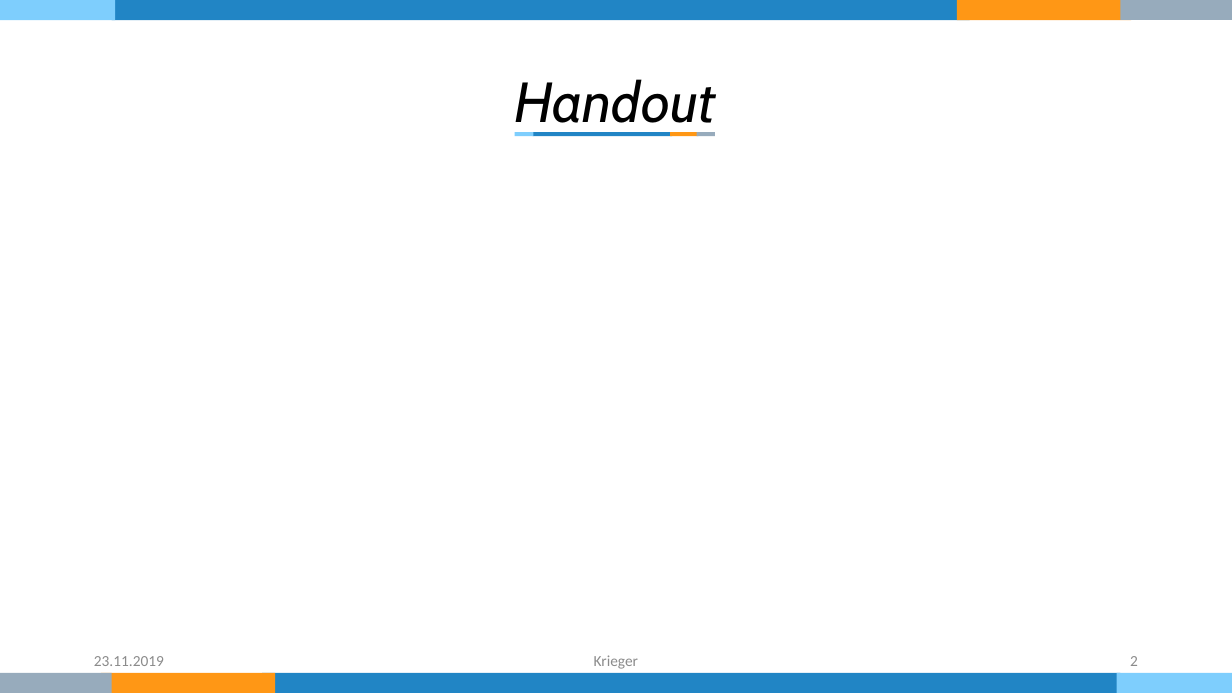
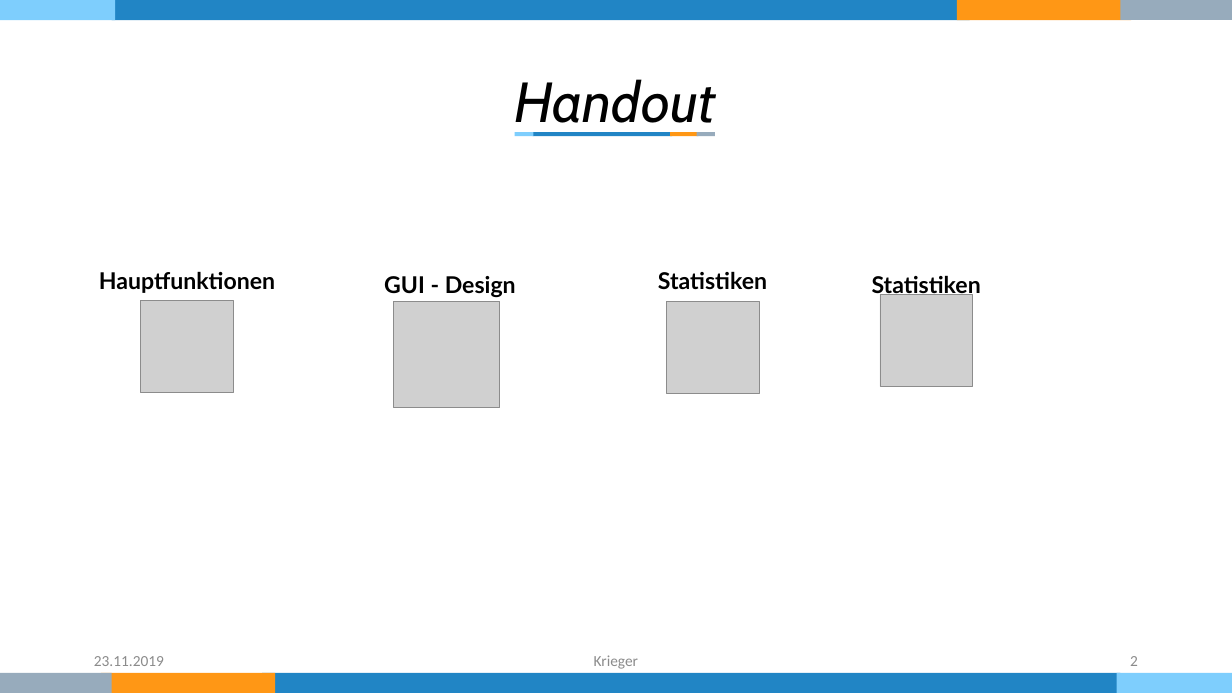
Before and after one commit to KriegersBlog/nordwind-tool, a slide deck: slide 2 of Dokumentation/Präsentation.pptx. Drawn at 1232x693 pixels with LibreOffice and Linux fonts; fonts in the diff are those of the drawing; grey boxes stand for pictures. Boxes give left, top, right and bottom in pixels: in the first picture for what was removed or moved away, otherwise in the second. Text is boxed around its words. In the diff, an @@ line names an element or a change of style, - is before the commit and + after.

```diff
--- a/Dokumentation/Präsentation.pptx
+++ b/Dokumentation/Präsentation.pptx
@@ text added at [99,271,275,293], 18 pt, text #000000, bold @@
+Hauptfunktionen
@@ text added at [384,276,516,297], 18 pt, text #000000, bold @@
+GUI - Design
@@ text added at [658,271,767,290], 18 pt, text #000000, bold @@
+Statistiken
@@ text added at [872,276,981,298], 18 pt, text #000000, bold @@
+Statistiken
@@ picture added at [880,294,972,386] @@
@@ picture added at [140,300,233,393] @@
@@ picture added at [394,301,500,408] @@
@@ picture added at [667,301,760,394] @@
```
